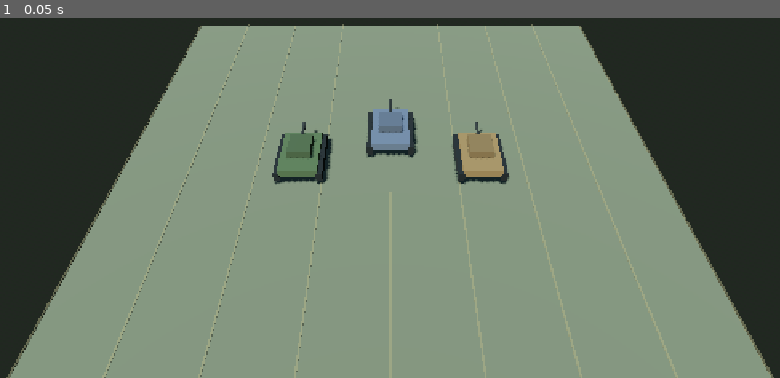
Above: before the commit, frame 1.
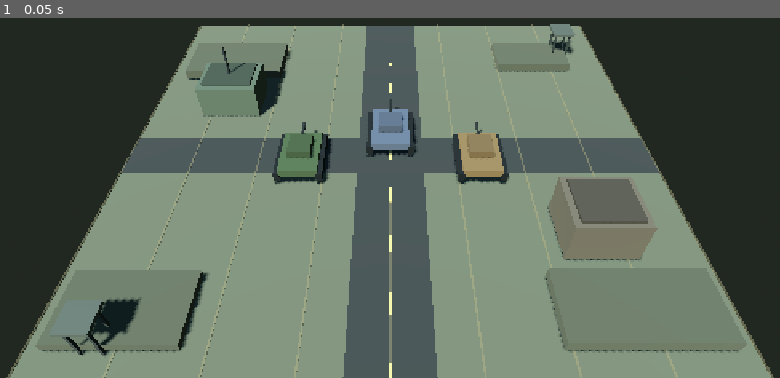
Above: after the commit, the same moment.

Repository: Jamalalbaroty/storm-generals-mobil
Game: Godot game, scene res://prototype_3d/battlefield_3d.tscn
The game is run twice, just before and just after one commit, with the same random seed, the same clock (stepped at 60 frames per second) and the same inputs. This scene is started directly instead of the project's main scene.
Inputs:
- Up to frame 1 (0.05 s): no input

The runs differ from the first frame. In frame 1, 19% of the frame differs, in the area x 4-96%, y 1-100%.

Commit message:
feat: add lightweight battlefield roads and outposts

Diff:
--- a/prototype_3d/battlefield_3d.gd
+++ b/prototype_3d/battlefield_3d.gd
@@ -17,6 +17,7 @@
 func _ready() -> void:
 	_build_environment()
 	_build_terrain()
+	_build_battlefield_features()
 	_build_camera()
 	_build_lighting()
 	_build_showcase_units()
@@ -63,6 +64,116 @@
 		marker.material_override = marker_material
 		marker.position = Vector3(-ARENA_SIZE * 0.5 + i * 5.25, -0.04, 0.0)
 		add_child(marker)
+
+
+func _build_battlefield_features() -> void:
+	# Low-poly terrain berms: restrained geometry keeps the Android prototype lightweight.
+	var berm_material := StandardMaterial3D.new()
+	berm_material.albedo_color = Color(0.29, 0.30, 0.23)
+	berm_material.roughness = 1.0
+	for spec in [
+		[Vector3(-15.0, 0.45, -13.0), Vector3(9.0, 0.9, 5.0)],
+		[Vector3(14.0, 0.32, -14.0), Vector3(7.0, 0.64, 4.0)],
+		[Vector3(-16.0, 0.28, 14.0), Vector3(8.0, 0.56, 5.0)],
+		[Vector3(15.0, 0.38, 14.0), Vector3(10.0, 0.76, 5.0)]
+	]:
+		var berm := MeshInstance3D.new()
+		var berm_mesh := BoxMesh.new()
+		berm_mesh.size = spec[1]
+		berm.mesh = berm_mesh
+		berm.position = spec[0]
+		berm.material_override = berm_material
+		add_child(berm)
+
+	# Two broad access roads crossing the arena.
+	_add_road(Vector3(0.0, -0.045, 0.0), Vector2(5.2, ARENA_SIZE), 0.0)
+	_add_road(Vector3(0.0, -0.04, 0.0), Vector2(ARENA_SIZE, 4.2), 0.0)
+	_add_road_markings()
+
+	# Compact field outposts placed away from the showcase vehicles.
+	_add_field_structure(Vector3(-14.0, 0.0, -7.0), Vector3(5.0, 2.8, 4.0), Color(0.34, 0.38, 0.30), true)
+	_add_field_structure(Vector3(14.0, 0.0, 8.0), Vector3(5.0, 3.2, 4.5), Color(0.39, 0.36, 0.29), false)
+	_add_watch_tower(Vector3(17.0, 0.0, -15.0))
+	_add_watch_tower(Vector3(-17.0, 0.0, 16.0))
+
+func _add_road(at: Vector3, dimensions: Vector2, _angle: float) -> void:
+	var road := MeshInstance3D.new()
+	var road_mesh := PlaneMesh.new()
+	road_mesh.size = dimensions
+	road.mesh = road_mesh
+	var road_material := StandardMaterial3D.new()
+	road_material.albedo_color = Color(0.19, 0.20, 0.18)
+	road_material.roughness = 1.0
+	road.material_override = road_material
+	road.position = at
+	add_child(road)
+
+func _add_road_markings() -> void:
+	var marking_material := StandardMaterial3D.new()
+	marking_material.albedo_color = Color(0.66, 0.59, 0.37)
+	for i in range(9):
+		var dash := MeshInstance3D.new()
+		var dash_mesh := BoxMesh.new()
+		dash_mesh.size = Vector3(0.16, 0.025, 1.5)
+		dash.mesh = dash_mesh
+		dash.material_override = marking_material
+		dash.position = Vector3(0.0, 0.015, -18.0 + i * 4.5)
+		add_child(dash)
+
+func _add_field_structure(at: Vector3, dimensions: Vector3, tint: Color, has_radar: bool) -> void:
+	var building := Node3D.new()
+	building.position = at
+	add_child(building)
+
+	var body := MeshInstance3D.new()
+	var body_mesh := BoxMesh.new()
+	body_mesh.size = dimensions
+	body.mesh = body_mesh
+	body.position.y = dimensions.y * 0.5
+	body.material_override = _make_armour_material(tint)
+	building.add_child(body)
+
+	var roof := MeshInstance3D.new()
+	var roof_mesh := BoxMesh.new()
+	roof_mesh.size = Vector3(dimensions.x * 0.82, 0.22, dimensions.z * 0.82)
+	roof.mesh = roof_mesh
+	roof.position.y = dimensions.y + 0.11
+	roof.material_override = _make_armour_material(tint.darkened(0.28))
+	building.add_child(roof)
+
+	if has_radar:
+		var mast := MeshInstance3D.new()
+		var mast_mesh := CylinderMesh.new()
+		mast_mesh.top_radius = 0.08
+		mast_mesh.bottom_radius = 0.12
+		mast_mesh.height = 2.8
+		mast.mesh = mast_mesh
+		mast.position = Vector3(0.0, dimensions.y + 1.5, 0.0)
+		mast.material_override = _make_armour_material(Color(0.15, 0.17, 0.16))
+		building.add_child(mast)
+
+func _add_watch_tower(at: Vector3) -> void:
+	var tower := Node3D.new()
+	tower.position = at
+	add_child(tower)
+
+	var leg_material := _make_armour_material(Color(0.22, 0.24, 0.21))
+	for offset in [Vector3(-0.65, 1.3, -0.65), Vector3(0.65, 1.3, -0.65), Vector3(-0.65, 1.3, 0.65), Vector3(0.65, 1.3, 0.65)]:
+		var leg := MeshInstance3D.new()
+		var leg_mesh := BoxMesh.new()
+		leg_mesh.size = Vector3(0.18, 2.6, 0.18)
+		leg.mesh = leg_mesh
+		leg.position = offset
+		leg.material_override = leg_material
+		tower.add_child(leg)
+
+	var platform := MeshInstance3D.new()
+	var platform_mesh := BoxMesh.new()
+	platform_mesh.size = Vector3(2.0, 0.28, 2.0)
+	platform.mesh = platform_mesh
+	platform.position.y = 2.65
+	platform.material_override = _make_armour_material(Color(0.32, 0.34, 0.29))
+	tower.add_child(platform)
 
 func _build_camera() -> void:
 	rts_camera = Camera3D.new()
